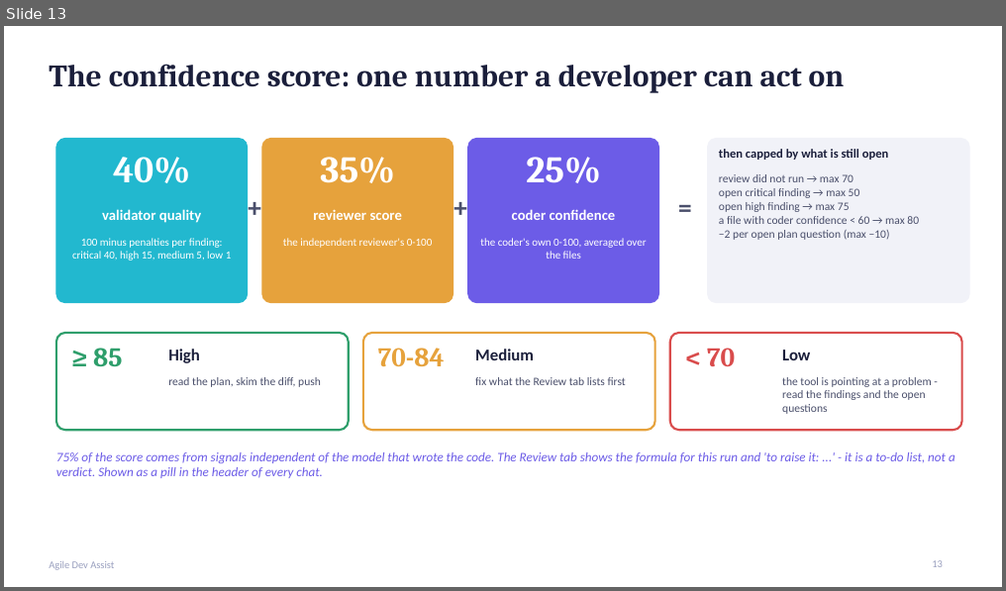
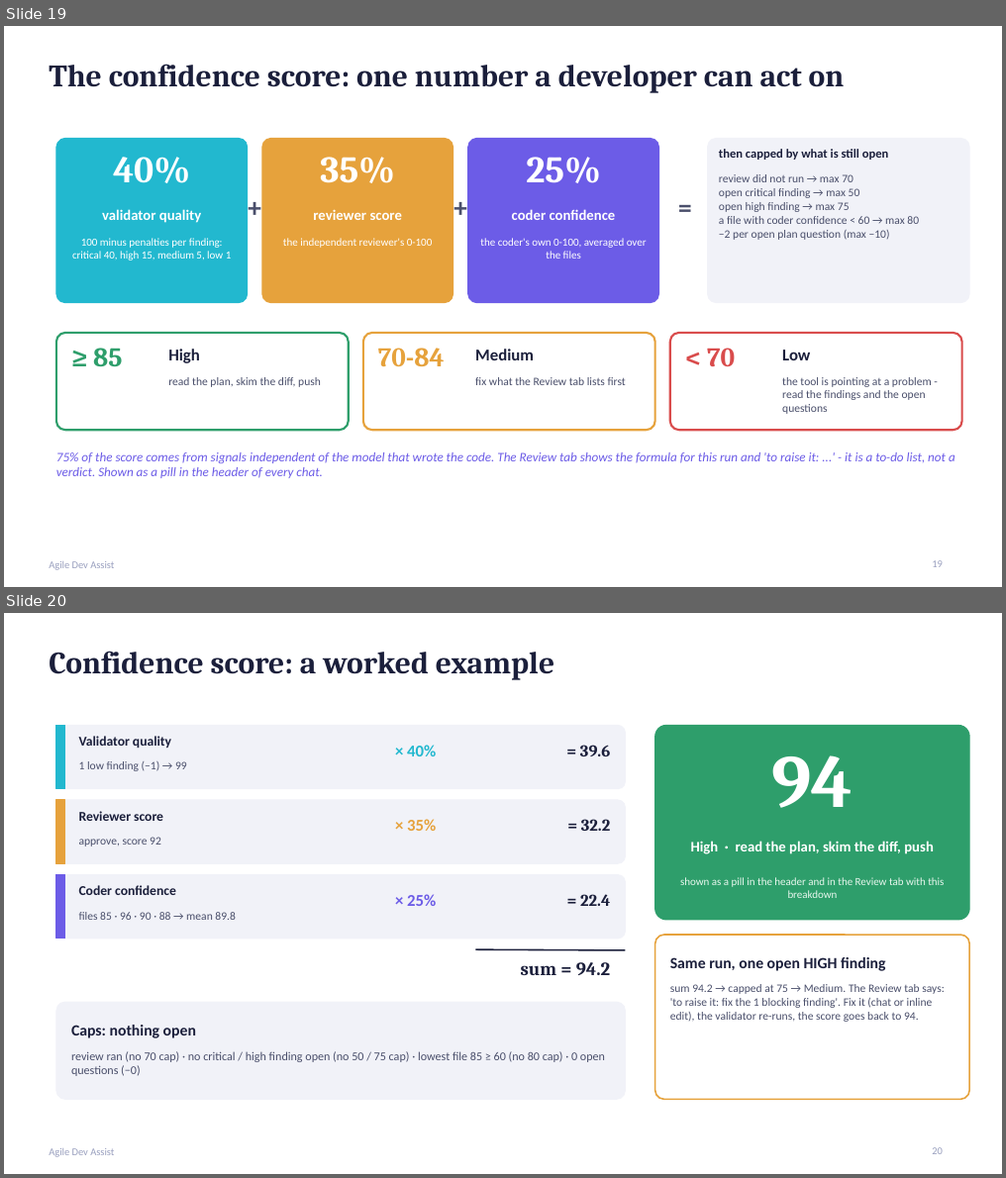
Before and after one commit to shahpratik48/Python, a slide deck: Agile_Dev_Assist_Presentation.pptx. Shown one above the other, each under a label of ours: slide 13 before the commit, slides 19 and 20 after it. The pictures are 1006x591 and 1006x1178 pixels, drawn with LibreOffice and Linux fonts; fonts in the diff are those of the drawing. Boxes give left, top, right and bottom in pixels: in the first picture for what was removed or moved away, otherwise in the second. Text is boxed around its words. In the diff, an @@ line names an element or a change of style, - is before the commit and + after.

```diff
--- a/Agile_Dev_Assist_Presentation.pptx
+++ b/Agile_Dev_Assist_Presentation.pptx
@@ slide 20 added at box(4, 613, 1002, 1174), background #FFFFFF; not listed: 1 template element that a slide beside it also shows @@
@@ title added at box(49, 651, 554, 680), 30 pt, text #1B1F3B, bold @@
+Confidence score: a worked example
@@ rounded rectangle added at box(56, 725, 626, 789), fill #F1F2F8, outline #F1F2F8 1 pt @@
@@ rectangle added at box(56, 725, 65, 789), fill #22B8CF, outline #22B8CF 1 pt @@
@@ rounded rectangle added at box(655, 725, 969, 920), fill #2E9E6B, outline #2E9E6B 1 pt @@
@@ text added at box(79, 736, 171, 748), 13 pt, text #1B1F3B, bold @@
+Validator quality
@@ text added at box(407, 745, 436, 757), 16 pt, text #22B8CF, bold @@
+× 40%
@@ text added at box(580, 745, 610, 757), 16 pt, text #1B1F3B, bold @@
+= 39.6
@@ text added at box(771, 756, 852, 808), 72 pt, text #FFFFFF, bold @@
+94
@@ text added at box(79, 761, 187, 771), 11 pt, text #4A4F6B @@
+1 low finding (−1) → 99
@@ rounded rectangle added at box(56, 800, 626, 863), fill #F1F2F8, outline #F1F2F8 1 pt @@
@@ rectangle added at box(56, 800, 65, 863), fill #E6A23C, outline #E6A23C 1 pt @@
@@ text added at box(79, 811, 163, 821), 13 pt, text #1B1F3B, bold @@
+Reviewer score
@@ text added at box(407, 819, 436, 831), 16 pt, text #E6A23C, bold @@
+× 35%
@@ text added at box(581, 819, 610, 831), 16 pt, text #1B1F3B, bold @@
+= 32.2
@@ text added at box(79, 837, 161, 847), 11 pt, text #4A4F6B @@
+approve, score 92
@@ text added at box(691, 841, 934, 855), 14 pt, text #FFFFFF, bold @@
+High · read the plan, skim the diff, push
@@ rounded rectangle added at box(56, 875, 626, 939), fill #F1F2F8, outline #F1F2F8 1 pt @@
@@ rectangle added at box(56, 875, 65, 939), fill #6C5CE7, outline #6C5CE7 1 pt @@
@@ text added at box(680, 877, 944, 898), 10.5 pt, text #E8F7EE @@
+shown as a pill in the header and in the Review tab with this breakdown
@@ text added at box(79, 885, 176, 895), 13 pt, text #1B1F3B, bold @@
+Coder confidence
@@ text added at box(407, 894, 436, 906), 16 pt, text #6C5CE7, bold @@
+× 25%
@@ text added at box(580, 894, 610, 906), 16 pt, text #1B1F3B, bold @@
+= 22.4
@@ text added at box(79, 912, 235, 920), 11 pt, text #4A4F6B @@
+files 85 · 96 · 90 · 88 → mean 89.8
@@ rounded rectangle added at box(655, 935, 969, 1100), fill #FFFFFF, outline #E6A23C 1.5 pt @@
@@ line added from (475, 950) to (626, 951), #1B1F3B 1.5 pt @@
@@ text added at box(521, 962, 610, 975), 18 pt, text #1B1F3B, bold @@
+sum = 94.2
@@ text added at box(670, 958, 885, 971), 15 pt, text #1B1F3B, bold @@
+Same run, one open HIGH finding
@@ text added at box(670, 984, 944, 1022), 11 pt, text #4A4F6B @@
+sum 94.2 → capped at 75 → Medium. The Review tab says: 'to raise it: fix the 1 blocking finding'. Fix it (chat or inline edit), the validator re-runs, the score goes back to 94.
@@ rounded rectangle added at box(56, 1002, 626, 1100), fill #F1F2F8, outline #F1F2F8 1 pt @@
@@ text added at box(71, 1025, 196, 1039), 15 pt, text #1B1F3B, bold @@
+Caps: nothing open
@@ text added at box(71, 1052, 605, 1076), 11.5 pt, text #4A4F6B @@
+review ran (no 70 cap) · no critical / high finding open (no 50 / 75 cap) · lowest file 85 ≥ 60 (no 80 cap) · 0 open questions (−0)
@@ page number added at box(932, 1148, 943, 1155), 10 pt, text #9AA0BF @@
+20
@@ what was slide 13 is now slide 19 @@
```
Also in this commit, not shown: 6 other slides added, 4 other files.
